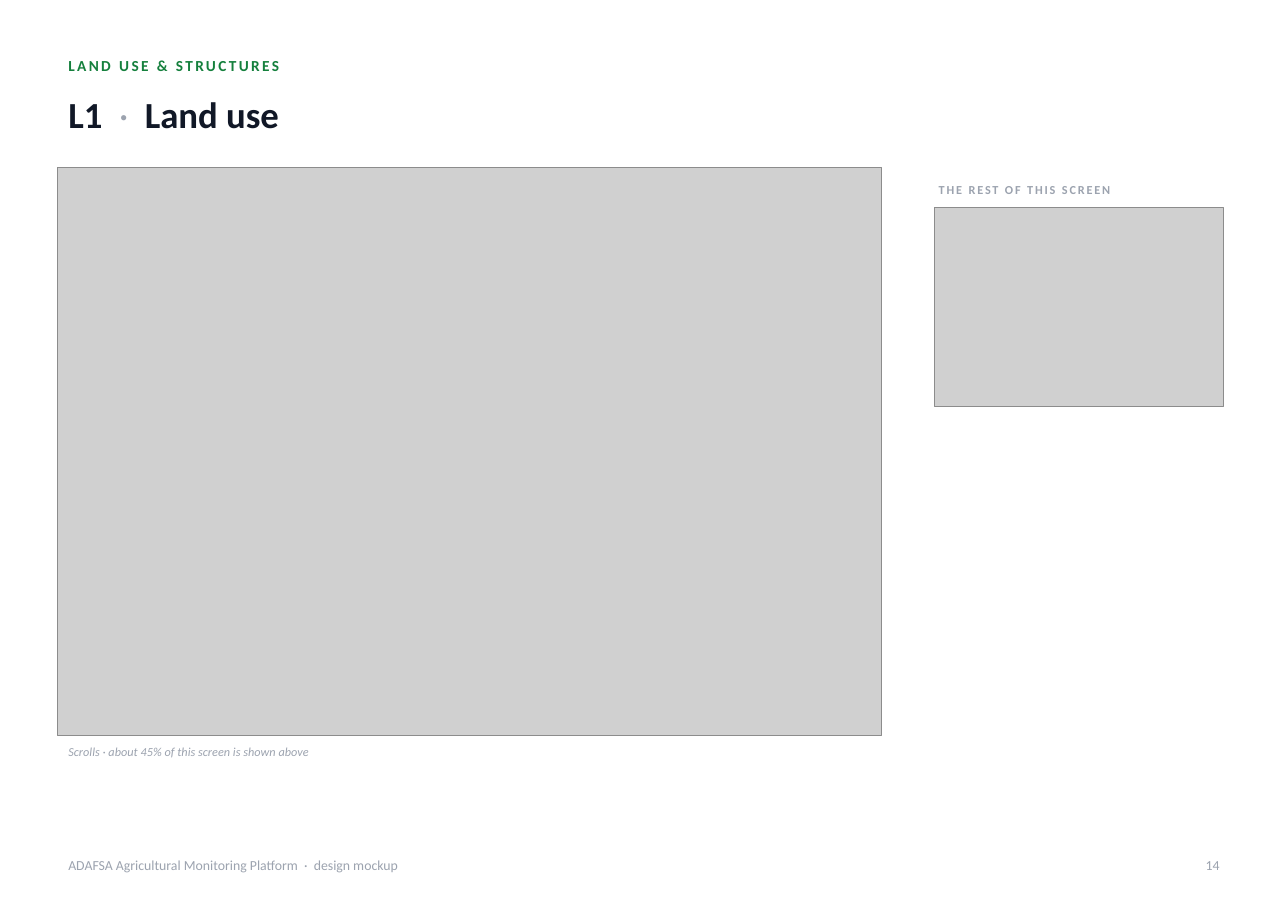
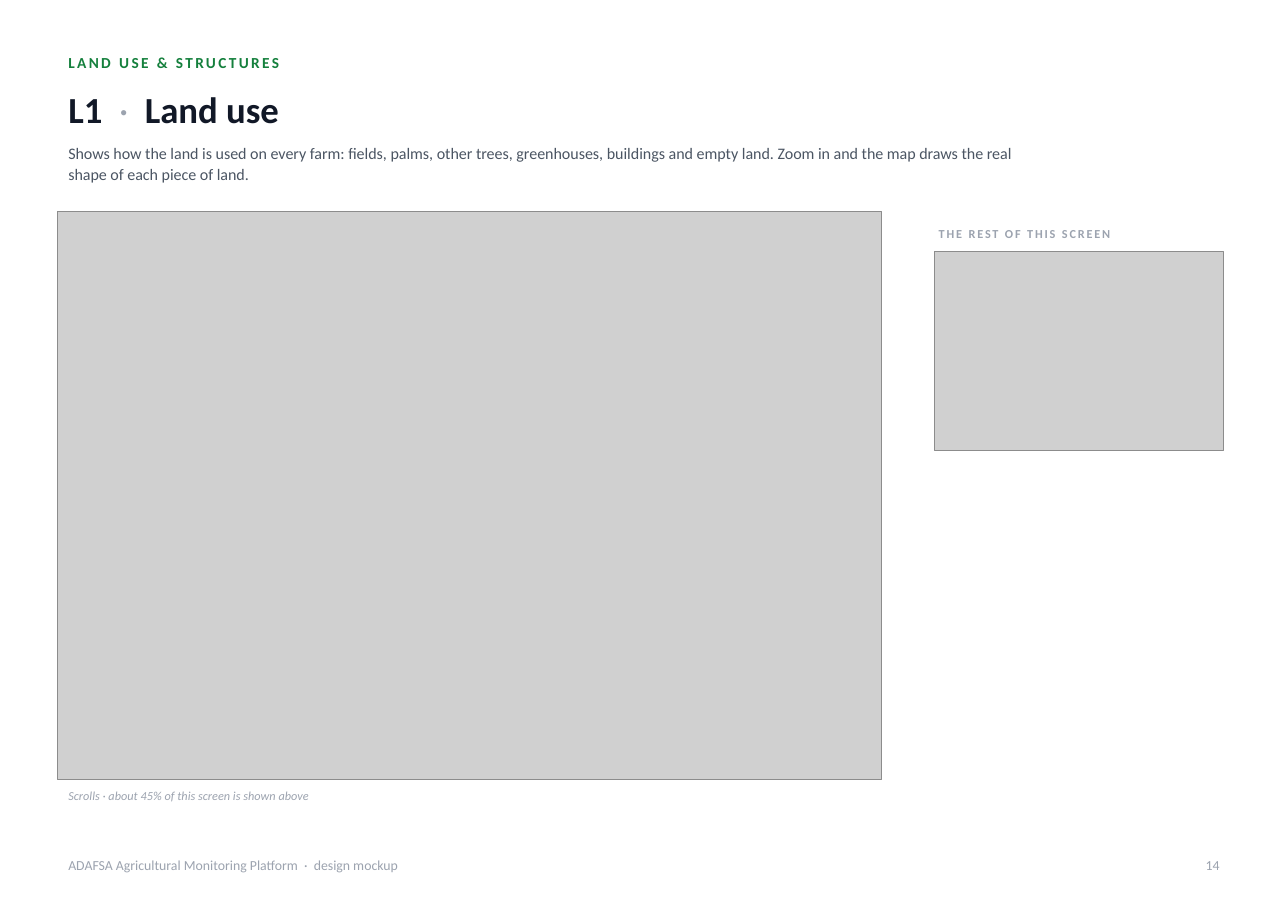
Before and after one commit to romainbigare/adafsa-mockup, a slide deck: slide 14 of docs/ADAFSA_Platform_Screens.pptx. Drawn at 1288x911 pixels with LibreOffice and Linux fonts; fonts in the diff are those of the drawing; grey boxes stand for pictures. Boxes give left, top, right and bottom in pixels: in the first picture for what was removed or moved away, otherwise in the second. Text is boxed around its words. In the diff, an @@ line names an element or a change of style, - is before the commit and + after.

```diff
--- a/docs/ADAFSA_Platform_Screens.pptx
+++ b/docs/ADAFSA_Platform_Screens.pptx
@@ text "L1 · Land use": place and size @@
-text "L1 · Land use" at (68, 102, 279, 129)
+text "L1 · Land use" at (68, 97, 279, 124)
@@ text added at (68, 148, 1012, 183), 10.5 pt, text #4B5563 @@
+Shows how the land is used on every farm: fields, palms, other trees, greenhouses, buildings and empty land. Zoom in and the map draws the real shape of each piece of land.
@@ 2 pictures, 2 texts: place and size @@
-2 pictures, 2 texts at (57, 167, 1223, 757)
+2 pictures, 2 texts at (57, 212, 1223, 801)
```
Also in this commit, not shown: 19 other slides changed, 3 other files.
